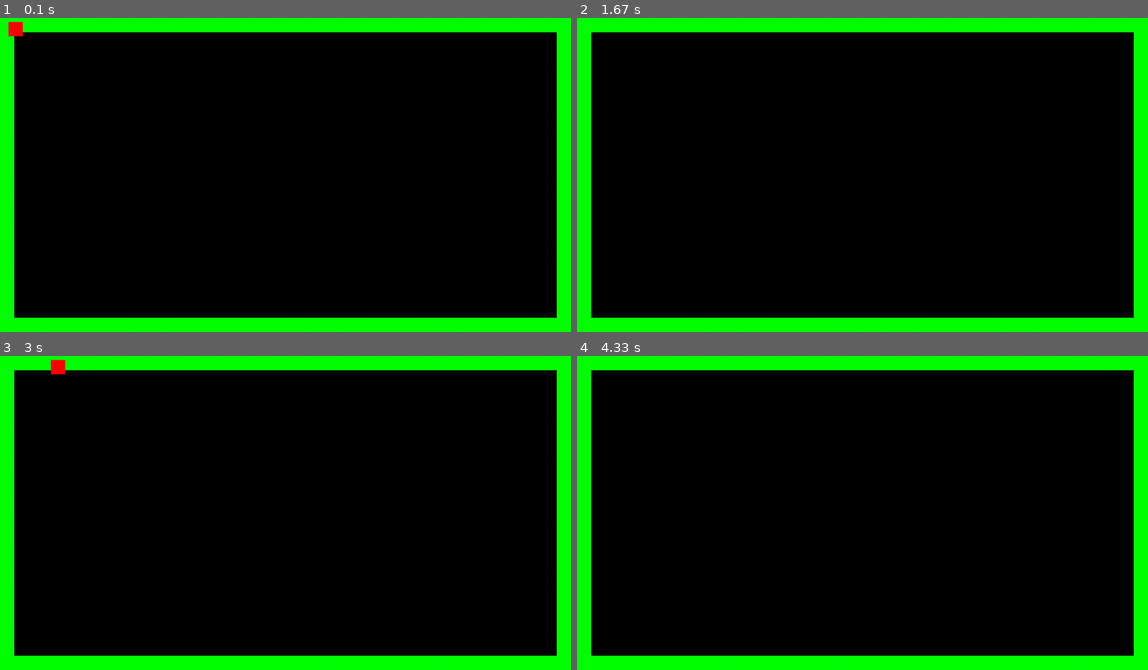
Above: before the commit, frames 1-4 (two rows, left to right).
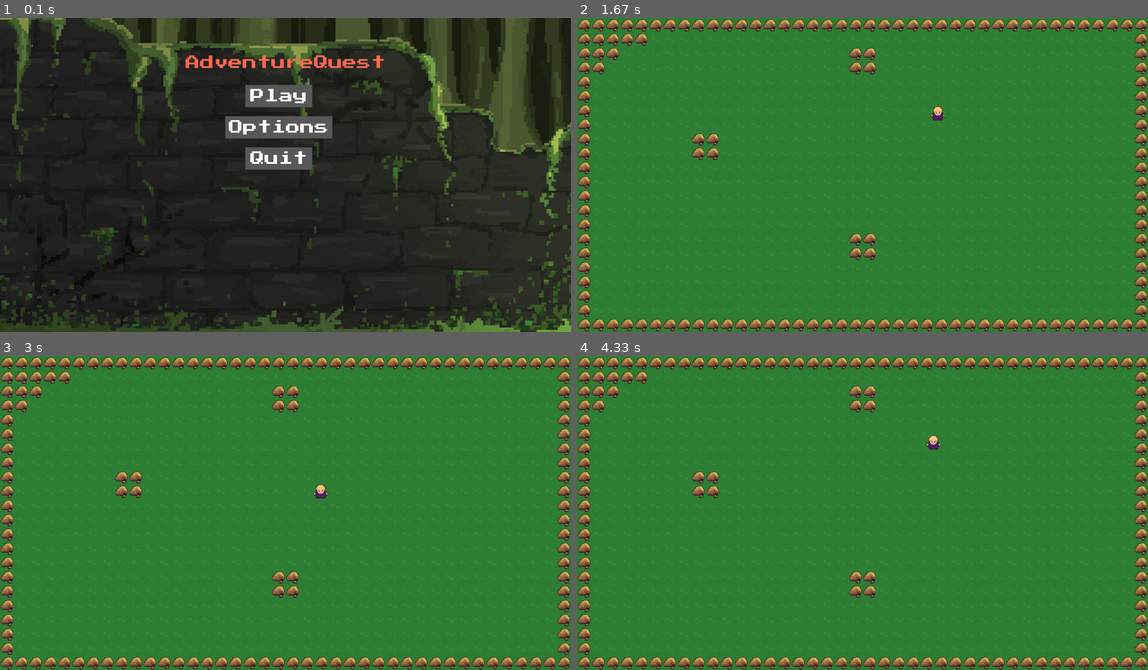
Above: after the commit, the same moments.

Repository: Syadaisu/PyGameProject
Game: pygame game, started from main.py
Same seed, same stepped clock (60 frames per second), same inputs: the game is played once before the commit and once after it.
Inputs (mouse positions are in pixels of both pictures, inside the frame that each line leads up to):
- Up to frame 1 (0.1 s): no input
- Up to frame 2 (1.67 s): press the mouse at (856, 96) at 0.37 s; move the mouse to (885, 96) at 0.47 s; release the mouse at (913, 99) at 0.6 s; hold D 0.67-1.13 s; move the mouse to (839, 90) at 0.7 s; hold W 1.17-1.47 s; hold D from 1.5 s (still down)
- Up to frame 3 (3 s): release D at 1.97 s; hold A 2-2.53 s; hold S 2.57-2.87 s; hold A from 2.9 s (still down)
- Up to frame 4 (4.33 s): release A at 3.3 s; hold W 3.33-3.7 s; hold D from 3.73 s (still down)

The runs differ from the first frame. In frame 1, 95% of the frame differs, in the area x 0-100%, y 0-100%; in frame 2, 100%; in frame 3, 100%; in frame 4, 100%.

Commit message:
Play screen #3

Diff:
--- a/config.py
+++ b/config.py
@@ -2,32 +2,33 @@
 HEIGHT=704
 TILESIZE=32
 
-PLAYER_LAYER=2
+PLAYER_LAYER=3
 PLAYER_SPEED = 5
-BLOCK_LAYER=1
+BLOCK_LAYER=2
+GROUND_LAYER=1
 
 RED=(255,0,0)
 
 FPS=60
 tilemap = [
     'BBBBBBBBBBBBBBBBBBBBBBBBBBBBBBBBBBBBBBB'
+    'BBBBBB.................................B',
+    'BBBBB..................................B',
+    'BBB................BB..................B',
+    'BB.................BB..................B',
+    'B......................................B',
+    'B......................................B',
+    'B......................................B',
+    'B......................................B',
+    'B.......BB.............................B',
+    'B.......BB.........P...................B',
     'B......................................B',
     'B......................................B',
     'B......................................B',
     'B......................................B',
     'B......................................B',
-    'B......................................B',
-    'B......................................B',
-    'B......................................B',
-    'B......................................B',
-    'B..................P...................B',
-    'B......................................B',
-    'B......................................B',
-    'B......................................B',
-    'B......................................B',
-    'B......................................B',
-    'B......................................B',
-    'B......................................B',
+    'B..................BB..................B',
+    'B..................BB..................B',
     'B......................................B',
     'B......................................B',
     'B......................................B',
--- a/main.py
+++ b/main.py
@@ -11,18 +11,24 @@
         pygame.display.set_caption("Game")
         self.clock = pygame.time.Clock()
         self.running = True
+        self.intro = True
+        self.options=False
+        self.font = pygame.font.Font("assets/font.ttf", 32)
+        self.character_spritesheet = Spritesheet("assets/character.png")
+        self.terrain_spritesheet = Spritesheet("assets/terrain.png")
+        self.intro_background = pygame.transform.scale(pygame.image.load("assets/background.png"), (WIDTH, HEIGHT))
 
     def createTilemap(self):
         for i,row in enumerate(tilemap):
             for j,column in enumerate(row):
+                Ground(self, j, i)
                 if column == 'B':
                     Block(self, j, i)
                 if column == 'P':
                     Player(self, j, i)
-                    print(j,i)
 
     def new(self):
-        self.playing=True
+        self.playing = True
         self.all_sprites = pygame.sprite.LayeredUpdates()
         self.blocks = pygame.sprite.LayeredUpdates()
         self.buildings = pygame.sprite.LayeredUpdates()
@@ -44,7 +50,69 @@
         pygame.display.update()
 
     def intro_screen(self):
-        pass
+        print(self.intro)
+        play_button = Button(550, 150, 150, 50, "white","#5A5A5A", "Play", 32)
+        options_button = Button(505, 220, 240, 50, "white", "#5A5A5A", "Options", 32)
+        quit_menu = Button(550, 290, 150, 50, "white", "#5A5A5A", "Quit", 32)
+        menu_text = self.font.render("AdventureQuest", True, "#ff6b51")
+        menu_rect = menu_text.get_rect(center=(640, 100))
+        while self.intro:
+            mouse_pos = pygame.mouse.get_pos()
+            mouse_pressed = pygame.mouse.get_pressed()
+            for event in pygame.event.get():
+                if event.type == pygame.QUIT:
+                    self.intro = False
+                    self.running = False
+
+            print (mouse_pos)
+            print (mouse_pressed)
+            if play_button.is_pressed(mouse_pos, mouse_pressed):
+                print("play")
+                self.intro = False
+
+            if options_button.is_pressed(mouse_pos, mouse_pressed):
+                self.options = True
+                break
+
+            if quit_menu.is_pressed(mouse_pos, mouse_pressed):
+                self.intro = False
+                self.running = False
+
+            self.screen.blit(self.intro_background, (0, 0))
+            self.screen.blit(menu_text, menu_rect)
+            self.screen.blit(play_button.image, play_button.rect)
+            self.screen.blit(options_button.image, options_button.rect)
+            self.screen.blit(quit_menu.image, quit_menu.rect)
+
+            self.clock.tick(FPS)
+            pygame.display.update()
+
+    def options_screen(self):
+        menu_text = self.font.render("This is the options menu", True, "#ff6b51")
+        menu_rect = menu_text.get_rect(center=(640, 100))
+        back_button = Button(550, 150, 150, 50, "white", "#5A5A5A", "Back", 32)
+
+        while self.options:
+            for event in pygame.event.get():
+                if event.type == pygame.QUIT:
+                    print ("quit")
+                    self.running= False
+
+
+            options_mouse_pos = pygame.mouse.get_pos()
+            options_mouse_pressed = pygame.mouse.get_pressed()
+
+            if back_button.is_pressed(options_mouse_pos, options_mouse_pressed):
+                self.options = False
+                print("quit2")
+                break
+
+            self.screen.blit(self.intro_background, (0, 0))
+            self.screen.blit(menu_text, menu_rect)
+            self.screen.blit(back_button.image, back_button.rect)
+
+            self.clock.tick(FPS)
+            pygame.display.update()
 
     def game_over(self):
         pass
@@ -59,8 +127,11 @@
 
 
 
-g=Game()
-g.intro_screen()
+g = Game()
+while g.intro:
+    g.intro_screen()
+    if g.options:
+        g.options_screen()
 g.new()
 while g.running:
     g.main_menu()
--- a/sprites.py
+++ b/sprites.py
@@ -2,6 +2,17 @@
 from config import *
 import math
 import random
+
+class Spritesheet:
+    def __init__(self, filename):
+        self.sheet = pygame.image.load(filename).convert()
+
+    def getSprite(self, x, y, width, height):
+        sprite = pygame.Surface((width, height))
+        sprite.blit(self.sheet, (0, 0), (x, y, width, height))
+        sprite.set_colorkey("black")
+        return sprite
+
 
 class Player(pygame.sprite.Sprite):
     def __init__(self, game,x ,y):
@@ -19,18 +30,20 @@
 
         self.facing = "down"
 
-        self.image = pygame.Surface((self.width, self.height))
-        self.image.fill(RED)
+        self.image = self.game.character_spritesheet.getSprite(3, 2, self.width, self.height)
+
 
         self.rect = self.image.get_rect()
-        self.rect.x = x
-        self.rect.y = y
+        self.rect.x = x * TILESIZE
+        self.rect.y = y * TILESIZE
 
     def update(self):
         self.movement()
 
         self.rect.x += self.x_change
+        self.collide_blocks("x")
         self.rect.y += self.y_change
+        self.collide_blocks("y")
 
         self.x_change = 0
         self.y_change = 0
@@ -50,6 +63,23 @@
             self.y_change += PLAYER_SPEED
             self.facing = "down"
 
+    def collide_blocks(self, direction):
+        if direction == "x":
+            hits = pygame.sprite.spritecollide(self, self.game.blocks, False)
+            if hits:
+                if self.x_change > 0:
+                    self.rect.x = hits[0].rect.left - self.rect.width
+                if self.x_change < 0:
+                    self.rect.x = hits[0].rect.right
+        if direction == "y":
+            hits = pygame.sprite.spritecollide(self, self.game.blocks, False)
+            if hits:
+                if self.y_change > 0:
+                    self.rect.y = hits[0].rect.top - self.rect.height
+                if self.y_change < 0:
+                    self.rect.y = hits[0].rect.bottom
+                self.y_change = 0
+                self.y = self.rect.y
 
 class Block(pygame.sprite.Sprite):
     def __init__(self, game, x, y):
@@ -63,9 +93,51 @@
         self.width = TILESIZE
         self.height = TILESIZE
 
-        self.image = pygame.Surface((TILESIZE, TILESIZE))
-        self.image.fill("green")
+        self.image = self.game.terrain_spritesheet.getSprite(960, 448, self.width, self.height)
+
         self.rect = self.image.get_rect()
-
         self.rect.x = x * TILESIZE
         self.rect.y = y * TILESIZE
+
+class Ground(pygame.sprite.Sprite):
+    def __init__(self, game, x, y):
+        self.game = game
+        self.groups = game.all_sprites
+        self._layer = GROUND_LAYER
+        pygame.sprite.Sprite.__init__(self, self.groups)
+
+        self.x = x*TILESIZE
+        self.y = y*TILESIZE
+        self.width = TILESIZE
+        self.height = TILESIZE
+
+        self.image = self.game.terrain_spritesheet.getSprite(64, 352, self.width, self.height)
+
+        self.rect = self.image.get_rect()
+        self.rect.x = x * TILESIZE
+        self.rect.y = y * TILESIZE
+
+class Button:
+    def __init__(self, x, y, width, height, fg, bg, content, fontsize):
+        self.font = pygame.font.Font("assets/font.ttf", fontsize)
+        self.content= content
+        self.width = width
+        self.height = height
+        self.x = x
+        self.y = y
+        self.fg = fg
+        self.bg = bg
+        self.image = pygame.Surface((self.width, self.height))
+        self.image.fill(self.bg)
+        self.rect = self.image.get_rect()
+        self.rect.x = self.x
+        self.rect.y = self.y
+        self.text = self.font.render(self.content, True, self.fg)
+        self.text_rect = self.text.get_rect(center=(self.width/2, self.height/2))
+        self.image.blit(self.text, self.text_rect)
+    def is_pressed(self, pos, pressed):
+        if self.rect.collidepoint(pos):
+            if pressed[0]:
+                return True
+            return False
+        return False
Binary file added: Assets/character.png
Binary file added: Assets/gameover.png
Binary file added: Assets/introbackground.png
Binary file added: Assets/single.png
Binary file added: Assets/terrain.png
Renamed: mainmenu.py -> mainscreen.py
